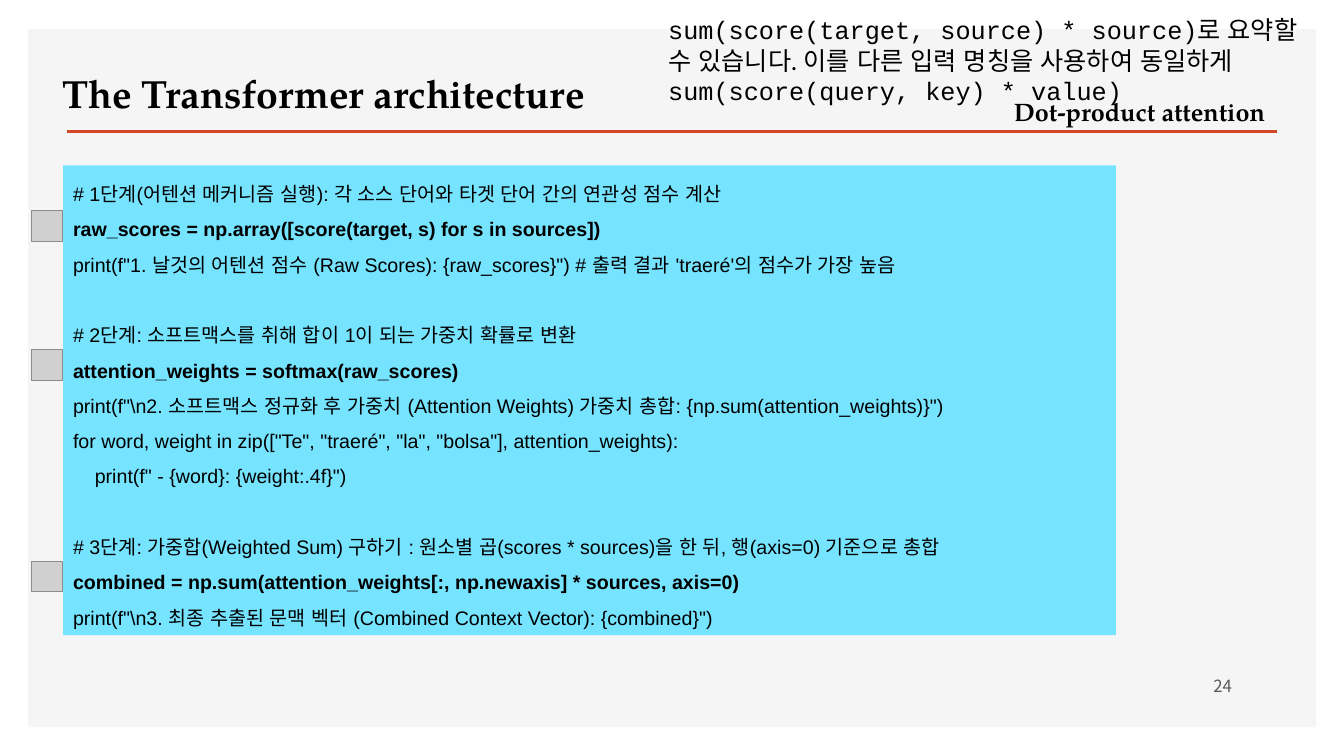
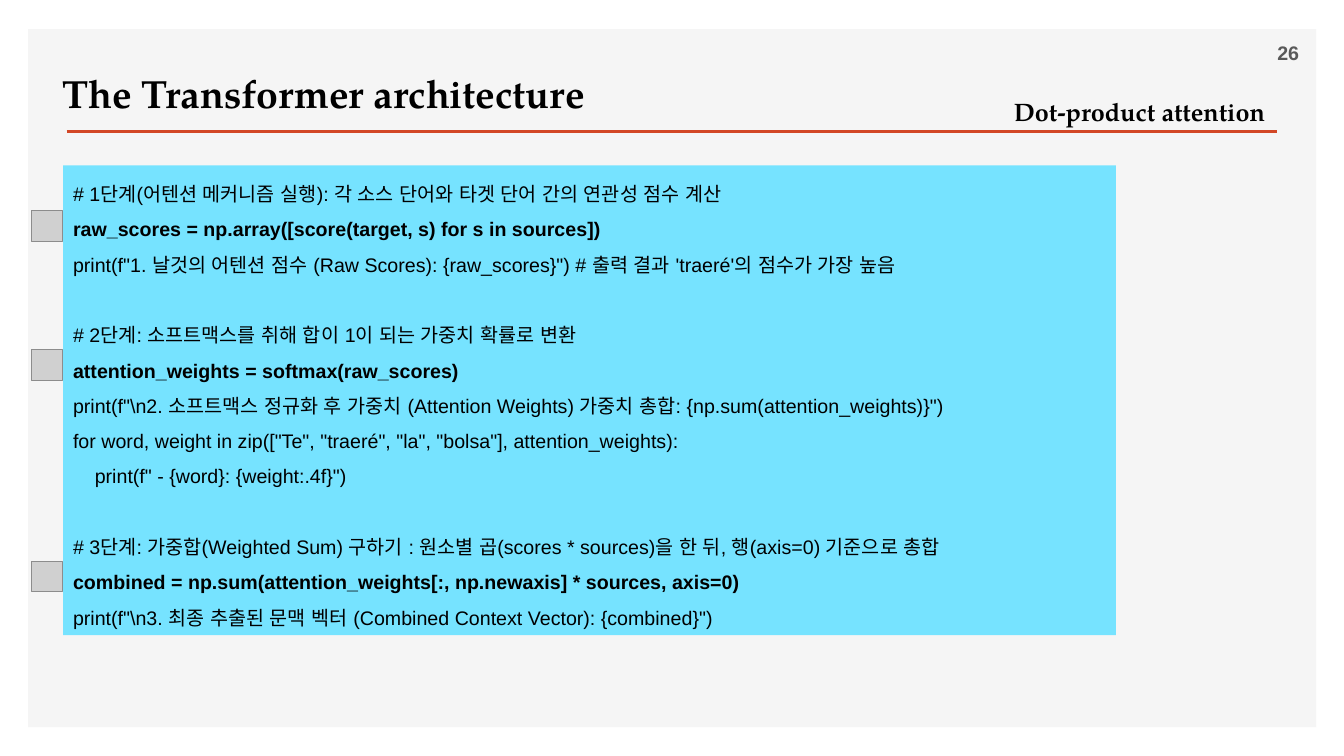
Before and after one commit to ancestor9/2026_Fall_Deep-Learning-with-Python, a slide deck: slide 26 of Chapter 15 Language models and the Transformer.pptx (slide 24 before the commit). Drawn at 1344x756 pixels with LibreOffice and Linux fonts; fonts in the diff are those of the drawing; grey boxes stand for pictures; background and template pictures are left out. Boxes give left, top, right and bottom in pixels: in the first picture for what was removed or moved away, otherwise in the second. Text is boxed around its words. In the diff, an @@ line names an element or a change of style, - is before the commit and + after.

```diff
--- a/Chapter 15 Language models and the Transformer.pptx
+++ b/Chapter 15 Language models and the Transformer.pptx
@@ text removed at (668,18,1298,108) @@
-sum(score(target, source) * source)로 요약할 수 있습니다. 이를 다른 입력 명칭을 사용하여 동일하게 sum(score(query, key) * value)
@@ page number added at (1277,46,1299,60), 14 pt, text #595959, bold @@
+26
@@ page number removed at (1213,679,1232,692) @@
-24
```
Also in this commit, not shown: 14 other slides changed, 2 slides added, 2 slides removed.
